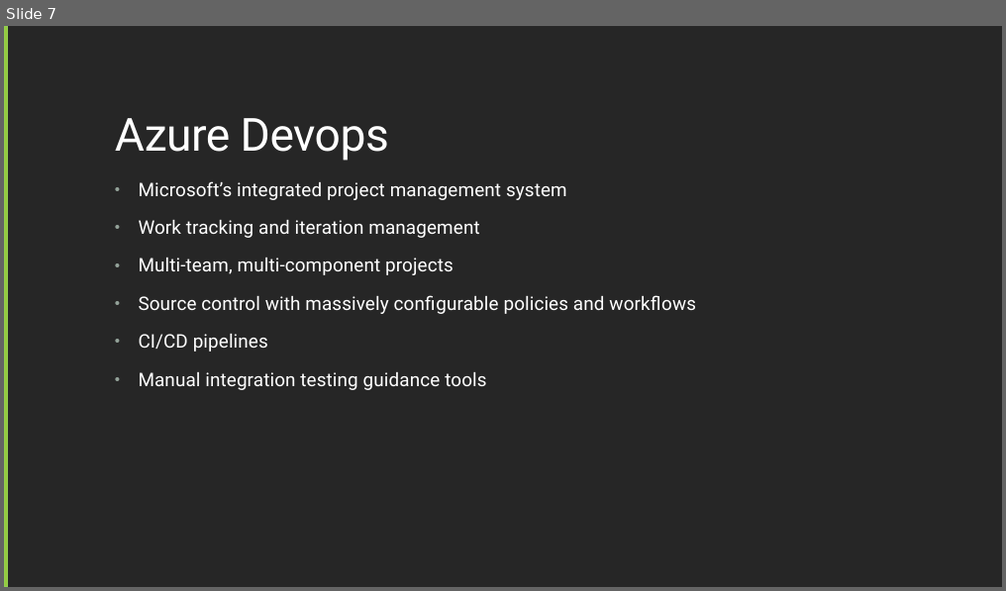
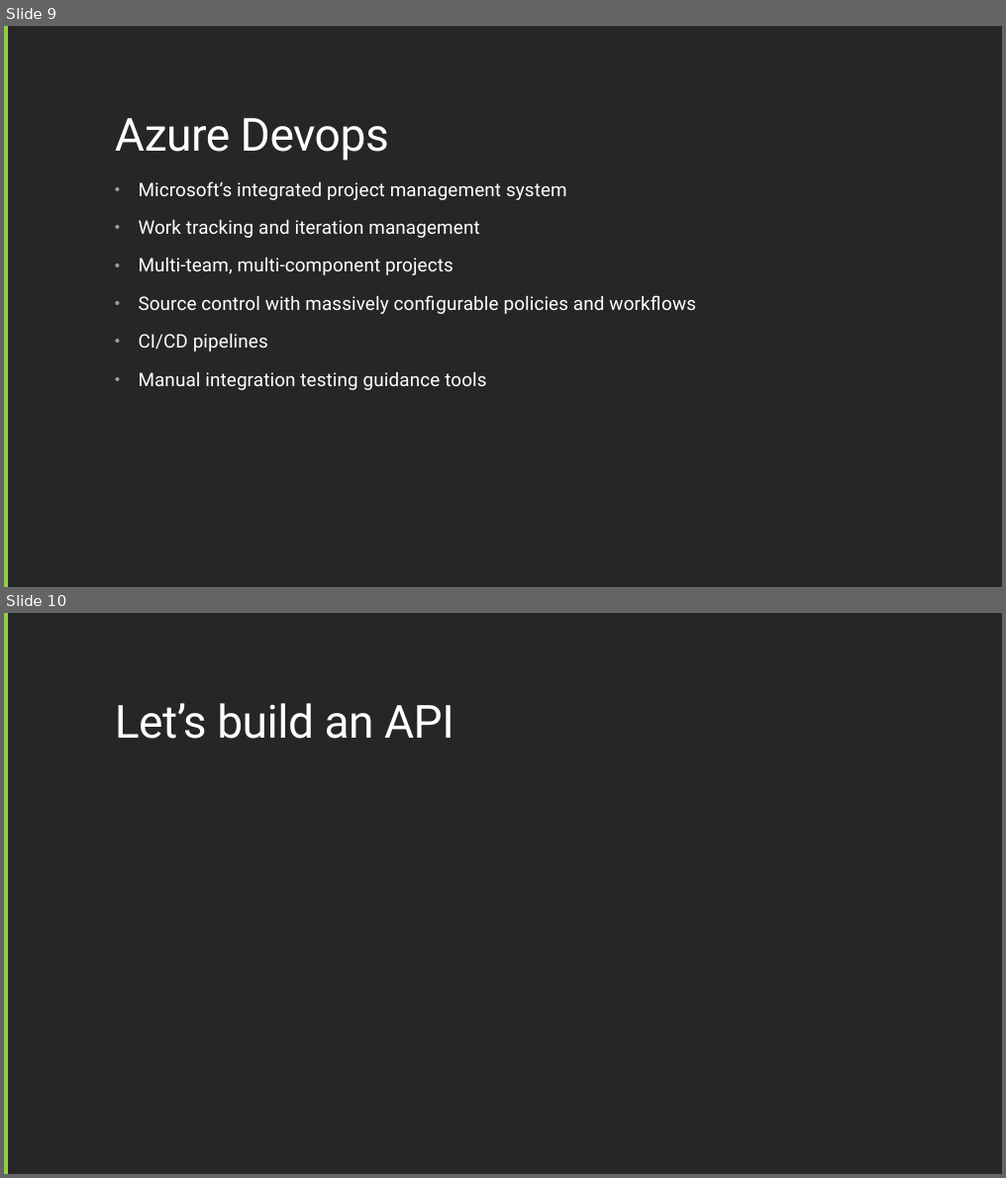
Before and after one commit to kevbry/TechTalksApril25, a slide deck: BuildingFunAPIs.pptx. Shown one above the other, each under a label of ours: slide 7 before the commit, slides 9 and 10 after it. The pictures are 1006x591 and 1006x1178 pixels, drawn with LibreOffice and Linux fonts; fonts in the diff are those of the drawing. Boxes give left, top, right and bottom in pixels: in the first picture for what was removed or moved away, otherwise in the second. Text is boxed around its words. In the diff, an @@ line names an element or a change of style, - is before the commit and + after.

```diff
--- a/BuildingFunAPIs.pptx
+++ b/BuildingFunAPIs.pptx
@@ slide 10 added at box(4, 613, 1002, 1174), background #262626; not listed: 1 template element that a slide beside it also shows @@
@@ title added at box(115, 703, 454, 739), 44 pt, text #FFFFFF @@
+Let’s build an API
@@ what was slide 7 is now slide 9 @@
```
Also in this commit, not shown: 5 slides changed, 2 other slides added, 1 slide removed, 16 other files.
